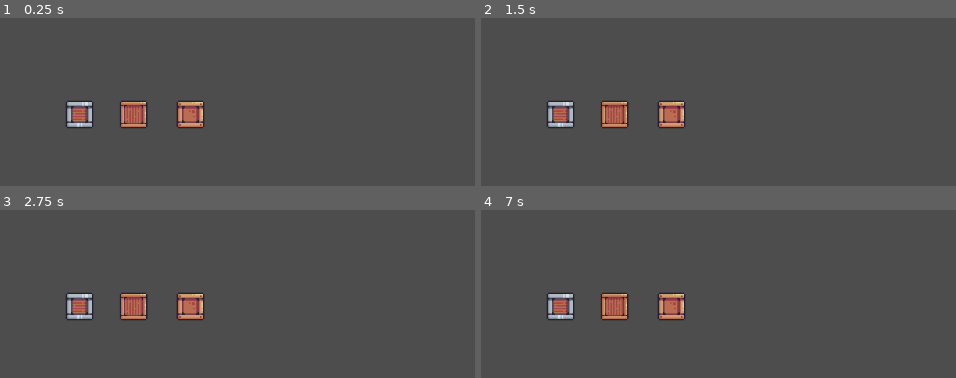
Above: before the commit, frames 1-4 (two rows, left to right).
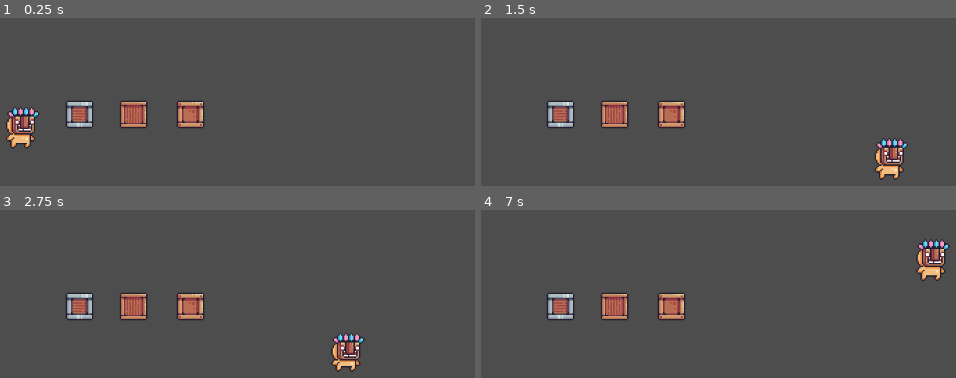
Above: after the commit, the same moments.

Repository: gurdasss/Pixel-Adventure-1
Game: Godot game, scene res://scenes/main.tscn
Two runs of this game, one before a commit and one after it. Both use one fixed random seed, a clock stepped at 60 frames per second and the inputs below.
Inputs:
- Up to frame 1 (0.25 s): no input
- Up to frame 2 (1.5 s): tap Enter (ui_accept) at 0.5, 0.77 s; hold Right (ui_right) from 0.53 s (still down)
- Up to frame 3 (2.75 s): tap Enter (ui_accept) at 1.52, 2 s; release Right (ui_right) at 2.03 s; hold Left (ui_left) from 2.03 s (still down)
- Up to frame 4 (7 s): release Left (ui_left) at 2.78 s; hold Right (ui_right) 2.78-4.28 s; tap Enter (ui_accept) at 3.02, 3.5, 3.77, 4.25, 4.52, 5, 5.75, 6.02, 6.77 s; hold Left (ui_left) 4.28-5.03 s; hold Right (ui_right) 5.03-5.78 s; hold Left (ui_left) from 5.78 s (still down)

The runs differ from the first frame. In frame 1, 1.2% of the frame differs, in the area x 1-9%, y 52-78%; in frame 2, 1.2%; in frame 3, 1.1%; in frame 4, 1.2%.
Error before the commit: Cannot call method 'duplicate' on a null value. (res://scripts/player.gd:18)

Commit message:
fixed a little bug

Diff:
--- a/scripts/player.gd
+++ b/scripts/player.gd
@@ -12,7 +12,7 @@
 	var skin_manager: Node2D = preload("res://scenes/skin_manager.tscn").instantiate()
 
 	# generate a random child ID
-	var childID: int = randi_range(0, skin_manager.get_child_count())
+	var childID: int = randi_range(0, skin_manager.get_child_count() - 1)
 
 	# pick a random skin using child ID
 	currentSkin = skin_manager.get_child(childID).duplicate()
